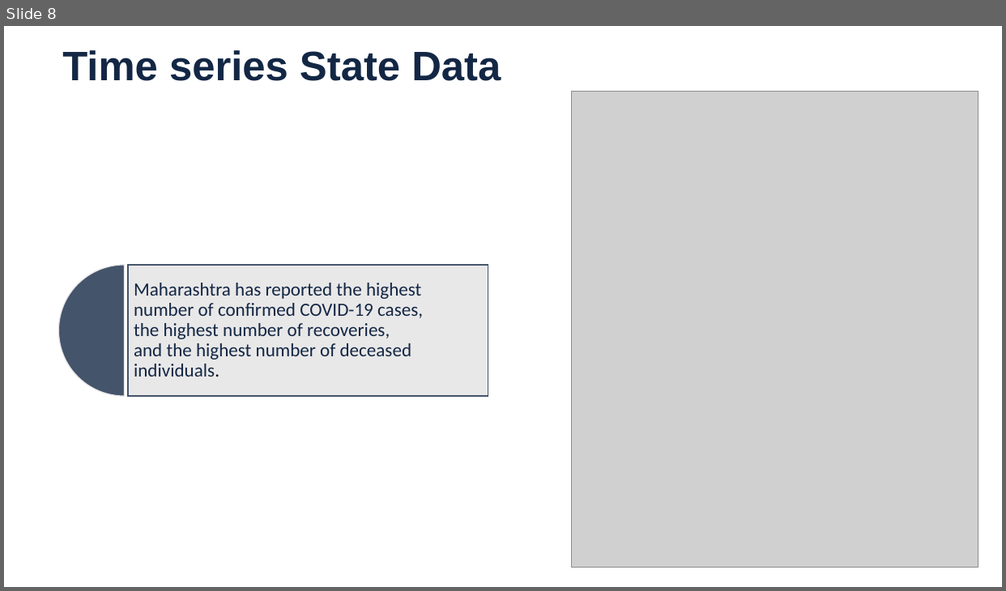
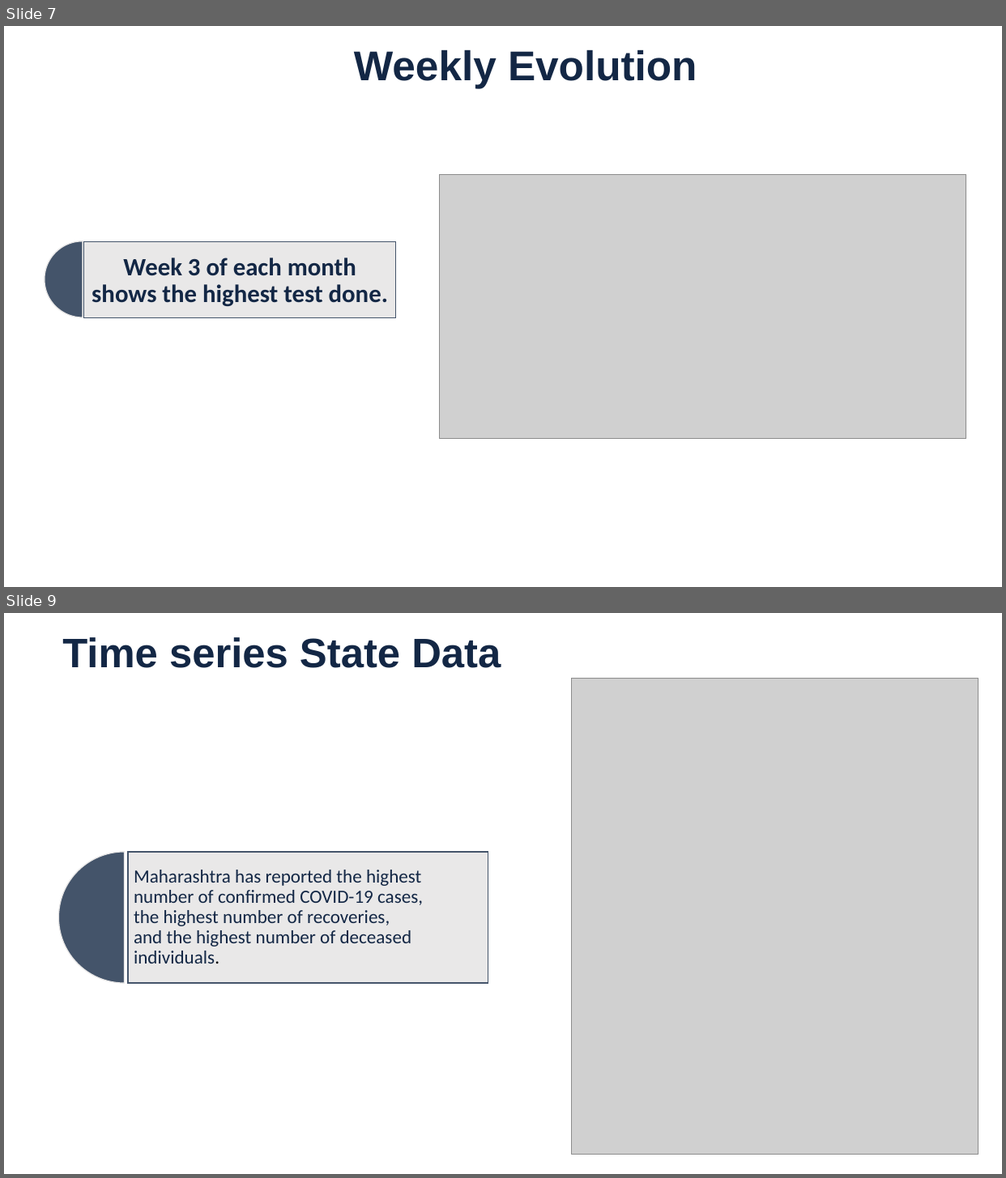
Before and after one commit to roshnipatidar/Covid19_Data_Analysis, a slide deck: PPT/Covid19 Data Analysis ppt.pptx. Shown one above the other, each under a label of ours: slide 8 before the commit, slides 7 and 9 after it; the slides between them are not shown. The pictures are 1006x591 and 1006x1178 pixels, drawn with LibreOffice and Linux fonts; fonts in the diff are those of the drawing; grey boxes stand for pictures; background and template pictures are left out. Boxes give left, top, right and bottom in pixels: in the first picture for what was removed or moved away, otherwise in the second. Text is boxed around its words. In the diff, an @@ line names an element or a change of style, - is before the commit and + after.

```diff
--- a/PPT/Covid19 Data Analysis ppt.pptx
+++ b/PPT/Covid19 Data Analysis ppt.pptx
@@ slide 7 added at [4, 26, 1002, 587], background picture (left out) @@
@@ title added at [354, 49, 697, 88], 40 pt, text #132745, bold @@
+Weekly Evolution
@@ picture added at [439, 174, 966, 438] @@
@@ pie slice (boxed as its full ellipse) added at [44, 241, 121, 318], fill #44546A, outline #E7E6E6 1 pt @@
@@ rectangle added at [84, 241, 396, 318], fill #E7E6E6 at 90% opacity, outline #44546A 1 pt @@
@@ text added at [91, 258, 388, 307], 24 pt, text #132745, bold @@
+Week 3 of each month shows the highest test done.
@@ what was slide 8 is now slide 9 @@
```
Also in this commit, not shown: 5 slides changed, 1 other slide added.
